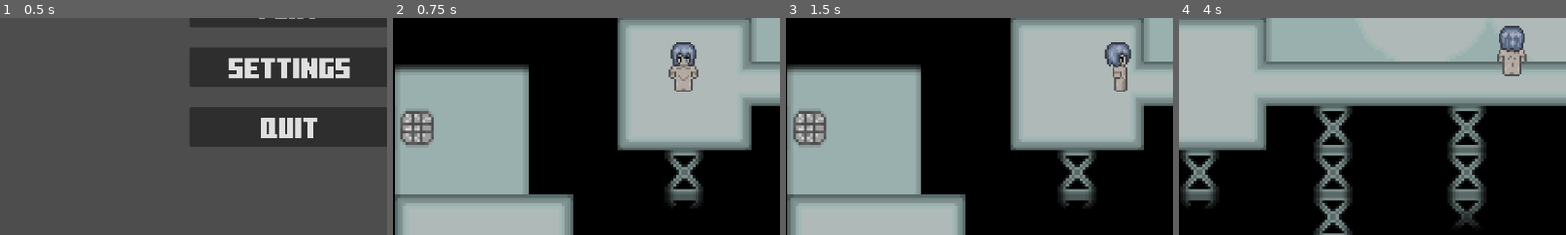
Above: before the commit, frames 1-4 (left to right).
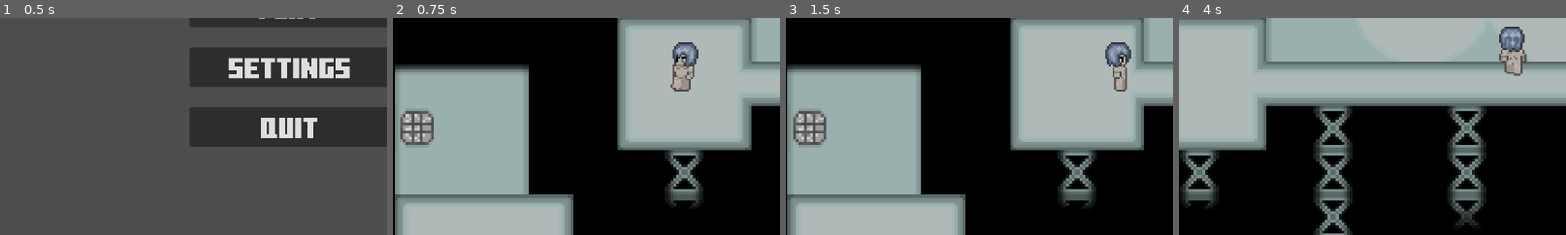
Above: after the commit, the same moments.

Repository: AWIX-studio/raiden_project
Game: Godot game, scene res://Scenes/Menu/MainMenu.tscn
Same seed, same stepped clock (60 frames per second), same inputs: the game is played once before the commit and once after it. The project has no main scene, so this scene is started directly.
Inputs:
- Up to frame 1 (0.5 s): no input
- Up to frame 2 (0.75 s): click "Play" at 0.5 s
- Up to frame 3 (1.5 s): tap Enter at 1.25 s; hold Right (ui_right) from 1.28 s (still down); hold Shift (sprint) from 1.28 s (still down)
- Up to frame 4 (4 s): release Right (ui_right) at 2.03 s; release Shift (sprint) at 2.03 s; hold Down (ui_down) 2.03-2.78 s; tap Shift (sprint) at 2.1, 3.6 s; hold Right (ui_right) 2.78-3.53 s; hold Shift (sprint) 2.78-3.53 s; hold Up (ui_up) from 3.53 s (still down)
The pictures show only the part of the screen within x 13-62%, y 39-89%; the shares and areas given below are measured in that part.

Frame 1 is identical in both runs. In frame 2, 0.9% of the frame differs, in the area x 71-79%, y 11-34%; in frame 3, 0.1%; in frame 4, 0.5%.

Commit message:
add player animation

Diff:
--- a/Scenes/player.tscn
+++ b/Scenes/player.tscn
@@ -1,11 +1,174 @@
-[gd_scene load_steps=4 format=3 uid="uid://bcyikfa7p0sho"]
+[gd_scene load_steps=36 format=3 uid="uid://bcyikfa7p0sho"]
 
 [ext_resource type="Script" path="res://Scripts/player.gd" id="1_tuhye"]
 [ext_resource type="Texture2D" uid="uid://3nrmv0toppgm" path="res://Sprites/Characters/1/1.png" id="2_d4p75"]
+[ext_resource type="Texture2D" uid="uid://ccxcxr66kdvrj" path="res://Sprites/Characters/1/1.1.png" id="2_qgs0m"]
+[ext_resource type="Texture2D" uid="uid://2d2op43luqsy" path="res://Sprites/Characters/1/1.2.png" id="4_elpi7"]
+[ext_resource type="Texture2D" uid="uid://db5ddt78ywe1k" path="res://Sprites/Characters/1/2.1.png" id="5_lmm6p"]
+[ext_resource type="Texture2D" uid="uid://4g0yiedqmye5" path="res://Sprites/Characters/1/2.png" id="6_s0hhg"]
+[ext_resource type="Texture2D" uid="uid://brm5wpuff51q0" path="res://Sprites/Characters/1/2.2.png" id="7_ydjny"]
+[ext_resource type="Texture2D" uid="uid://cmxt372nko3y8" path="res://Sprites/Characters/1/3.1.png" id="8_tlu4u"]
+[ext_resource type="Texture2D" uid="uid://bdjxo8djbjxun" path="res://Sprites/Characters/1/3.png" id="9_c5uur"]
+[ext_resource type="Texture2D" uid="uid://dgeolo1qyib40" path="res://Sprites/Characters/1/3.2.png" id="10_5xm7x"]
+[ext_resource type="Texture2D" uid="uid://dl3ugt7xdoiy8" path="res://Sprites/Characters/1/4.1.png" id="11_3tmq8"]
+[ext_resource type="Texture2D" uid="uid://bluwd35auwayg" path="res://Sprites/Characters/1/4.png" id="12_pl2ut"]
+[ext_resource type="Texture2D" uid="uid://di4o1m1t065cp" path="res://Sprites/Characters/1/4.2.png" id="13_f2fn6"]
+[ext_resource type="Texture2D" uid="uid://bytlxvs0jmwob" path="res://Sprites/Characters/1/5.1.png" id="14_6onwn"]
+[ext_resource type="Texture2D" uid="uid://x2cq23he1fhj" path="res://Sprites/Characters/1/5.png" id="15_j4q3y"]
+[ext_resource type="Texture2D" uid="uid://e8q2xerxao2c" path="res://Sprites/Characters/1/5.2.png" id="16_mm2y1"]
+[ext_resource type="Texture2D" uid="uid://byca6x8x677rx" path="res://Sprites/Characters/1/6.1.png" id="17_en0vo"]
+[ext_resource type="Texture2D" uid="uid://d307tebkyw0ql" path="res://Sprites/Characters/1/6.png" id="18_kwqk3"]
+[ext_resource type="Texture2D" uid="uid://b4qoquuku00mi" path="res://Sprites/Characters/1/6.2.png" id="19_to0lq"]
+[ext_resource type="Texture2D" uid="uid://cfu8l68u85jbo" path="res://Sprites/Characters/1/7.1.png" id="20_pps2h"]
+[ext_resource type="Texture2D" uid="uid://bjk6w8w3usoac" path="res://Sprites/Characters/1/7.png" id="21_c5eh2"]
+[ext_resource type="Texture2D" uid="uid://dnov6bb8qdg7w" path="res://Sprites/Characters/1/7.2.png" id="22_xsyol"]
+[ext_resource type="Texture2D" uid="uid://bw53as1irgf1i" path="res://Sprites/Characters/1/8.1.png" id="23_hxink"]
+[ext_resource type="Texture2D" uid="uid://bf6qfc1kfhmtk" path="res://Sprites/Characters/1/8.png" id="24_cfcyt"]
+[ext_resource type="Texture2D" uid="uid://nluo25xi4hd3" path="res://Sprites/Characters/1/8.2.png" id="25_fchcv"]
 
 [sub_resource type="CapsuleShape2D" id="CapsuleShape2D_tjroh"]
 radius = 8.0
 height = 26.0
+
+[sub_resource type="Animation" id="Animation_i6rbv"]
+resource_name = "Walk1"
+step = 0.0833333
+tracks/0/type = "value"
+tracks/0/imported = false
+tracks/0/enabled = true
+tracks/0/path = NodePath("1:texture")
+tracks/0/interp = 1
+tracks/0/loop_wrap = true
+tracks/0/keys = {
+"times": PackedFloat32Array(0, 0.25, 0.5, 0.75),
+"transitions": PackedFloat32Array(1, 1, 1, 1),
+"update": 1,
+"values": [ExtResource("2_qgs0m"), ExtResource("2_d4p75"), ExtResource("4_elpi7"), ExtResource("2_d4p75")]
+}
+
+[sub_resource type="Animation" id="Animation_bh7sp"]
+resource_name = "Walk2"
+step = 0.0833333
+tracks/0/type = "value"
+tracks/0/imported = false
+tracks/0/enabled = true
+tracks/0/path = NodePath("1:texture")
+tracks/0/interp = 1
+tracks/0/loop_wrap = true
+tracks/0/keys = {
+"times": PackedFloat32Array(0, 0.25, 0.5, 0.75),
+"transitions": PackedFloat32Array(1, 1, 1, 1),
+"update": 1,
+"values": [ExtResource("5_lmm6p"), ExtResource("6_s0hhg"), ExtResource("7_ydjny"), ExtResource("6_s0hhg")]
+}
+
+[sub_resource type="Animation" id="Animation_e4boq"]
+resource_name = "Walk3"
+step = 0.0833333
+tracks/0/type = "value"
+tracks/0/imported = false
+tracks/0/enabled = true
+tracks/0/path = NodePath("1:texture")
+tracks/0/interp = 1
+tracks/0/loop_wrap = true
+tracks/0/keys = {
+"times": PackedFloat32Array(0, 0.25, 0.5, 0.75),
+"transitions": PackedFloat32Array(1, 1, 1, 1),
+"update": 1,
+"values": [ExtResource("8_tlu4u"), ExtResource("9_c5uur"), ExtResource("10_5xm7x"), ExtResource("9_c5uur")]
+}
+
+[sub_resource type="Animation" id="Animation_oowi2"]
+resource_name = "Walk4"
+step = 0.0833333
+tracks/0/type = "value"
+tracks/0/imported = false
+tracks/0/enabled = true
+tracks/0/path = NodePath("1:texture")
+tracks/0/interp = 1
+tracks/0/loop_wrap = true
+tracks/0/keys = {
+"times": PackedFloat32Array(0, 0.25, 0.5, 0.75),
+"transitions": PackedFloat32Array(1, 1, 1, 1),
+"update": 1,
+"values": [ExtResource("11_3tmq8"), ExtResource("12_pl2ut"), ExtResource("13_f2fn6"), ExtResource("12_pl2ut")]
+}
+
+[sub_resource type="Animation" id="Animation_tet47"]
+resource_name = "Walk5"
+step = 0.0833333
+tracks/0/type = "value"
+tracks/0/imported = false
+tracks/0/enabled = true
+tracks/0/path = NodePath("1:texture")
+tracks/0/interp = 1
+tracks/0/loop_wrap = true
+tracks/0/keys = {
+"times": PackedFloat32Array(0, 0.25, 0.5, 0.75),
+"transitions": PackedFloat32Array(1, 1, 1, 1),
+"update": 1,
+"values": [ExtResource("14_6onwn"), ExtResource("15_j4q3y"), ExtResource("16_mm2y1"), ExtResource("15_j4q3y")]
+}
+
+[sub_resource type="Animation" id="Animation_lm867"]
+resource_name = "Walk6"
+step = 0.0833333
+tracks/0/type = "value"
+tracks/0/imported = false
+tracks/0/enabled = true
+tracks/0/path = NodePath("1:texture")
+tracks/0/interp = 1
+tracks/0/loop_wrap = true
+tracks/0/keys = {
+"times": PackedFloat32Array(0, 0.25, 0.5, 0.75),
+"transitions": PackedFloat32Array(1, 1, 1, 1),
+"update": 1,
+"values": [ExtResource("17_en0vo"), ExtResource("18_kwqk3"), ExtResource("19_to0lq"), ExtResource("18_kwqk3")]
+}
+
+[sub_resource type="Animation" id="Animation_jlt7f"]
+resource_name = "Walk7"
+step = 0.0833333
+tracks/0/type = "value"
+tracks/0/imported = false
+tracks/0/enabled = true
+tracks/0/path = NodePath("1:texture")
+tracks/0/interp = 1
+tracks/0/loop_wrap = true
+tracks/0/keys = {
+"times": PackedFloat32Array(0, 0.25, 0.5, 0.75),
+"transitions": PackedFloat32Array(1, 1, 1, 1),
+"update": 1,
+"values": [ExtResource("20_pps2h"), ExtResource("21_c5eh2"), ExtResource("22_xsyol"), ExtResource("21_c5eh2")]
+}
+
+[sub_resource type="Animation" id="Animation_epefk"]
+resource_name = "Walk8"
+step = 0.0833333
+tracks/0/type = "value"
+tracks/0/imported = false
+tracks/0/enabled = true
+tracks/0/path = NodePath("1:texture")
+tracks/0/interp = 1
+tracks/0/loop_wrap = true
+tracks/0/keys = {
+"times": PackedFloat32Array(0, 0.25, 0.5, 0.75),
+"transitions": PackedFloat32Array(1, 1, 1, 1),
+"update": 1,
+"values": [ExtResource("23_hxink"), ExtResource("24_cfcyt"), ExtResource("25_fchcv"), ExtResource("24_cfcyt")]
+}
+
+[sub_resource type="AnimationLibrary" id="AnimationLibrary_x4fnm"]
+_data = {
+"Walk1": SubResource("Animation_i6rbv"),
+"Walk2": SubResource("Animation_bh7sp"),
+"Walk3": SubResource("Animation_e4boq"),
+"Walk4": SubResource("Animation_oowi2"),
+"Walk5": SubResource("Animation_tet47"),
+"Walk6": SubResource("Animation_lm867"),
+"Walk7": SubResource("Animation_jlt7f"),
+"Walk8": SubResource("Animation_epefk")
+}
 
 [node name="Player" type="CharacterBody2D"]
 script = ExtResource("1_tuhye")
@@ -16,11 +179,6 @@
 rotation = 1.5708
 shape = SubResource("CapsuleShape2D_tjroh")
 
-[node name="Icon" type="Sprite2D" parent="."]
-position = Vector2(0.045, 0)
-scale = Vector2(2, 2)
-texture = ExtResource("2_d4p75")
-
 [node name="Camera2D" type="Camera2D" parent="."]
 zoom = Vector2(1.38, 1.38)
 position_smoothing_enabled = true
@@ -30,3 +188,12 @@
 drag_top_margin = 0.1
 drag_right_margin = 0.1
 drag_bottom_margin = 0.1
+
+[node name="AnimationPlayer" type="AnimationPlayer" parent="."]
+libraries = {
+"": SubResource("AnimationLibrary_x4fnm")
+}
+
+[node name="1" type="Sprite2D" parent="."]
+scale = Vector2(1.96, 1.96)
+texture = ExtResource("23_hxink")
--- a/Scripts/player.gd
+++ b/Scripts/player.gd
@@ -14,32 +14,35 @@
 	if Input.is_action_pressed('ui_up'):
 		velocity.y -= 1
 
-	# Sprite change on velocity
+	# Animation
 	var x = velocity.x
 	var y = velocity.y
+	$AnimationPlayer.speed_scale = 1
 	if x == 1 and y == 1:
-		$Icon.texture = load("res://Sprites/Characters/1/2.png")
+		$AnimationPlayer.play('Walk2')
 	elif x == 1 and y == 0:
-		$Icon.texture = load("res://Sprites/Characters/1/3.png")
+		$AnimationPlayer.play('Walk3')
 	elif x == 1 and y == -1:
-		$Icon.texture = load("res://Sprites/Characters/1/4.png")
+		$AnimationPlayer.play('Walk4')
 	elif x == 0 and y == 1:
-		$Icon.texture = load("res://Sprites/Characters/1/1.png")
+		$AnimationPlayer.play('Walk1')
 	elif x == 0 and y == -1:
-		$Icon.texture = load("res://Sprites/Characters/1/5.png")
+		$AnimationPlayer.play('Walk5')
 	elif x == -1 and y == 1:
-		$Icon.texture = load("res://Sprites/Characters/1/8.png")
+		$AnimationPlayer.play('Walk8')
 	elif x == -1 and y == 0:
-		$Icon.texture = load("res://Sprites/Characters/1/7.png")
+		$AnimationPlayer.play('Walk7')
 	elif x == -1 and y == -1:
-		$Icon.texture = load("res://Sprites/Characters/1/6.png")
+		$AnimationPlayer.play('Walk6')
+	elif x == 0 and y == 0:
+		$AnimationPlayer.speed_scale = 100
 
 	if velocity.length() > 0:
 		if Input.is_action_pressed("sprint"):
 			velocity = velocity.normalized() * speed * 1.5
+			$AnimationPlayer.speed_scale = 2
 		else:
 			velocity = velocity.normalized() * speed
-
-
+			$AnimationPlayer.speed_scale = 1
 
 	move_and_slide()
